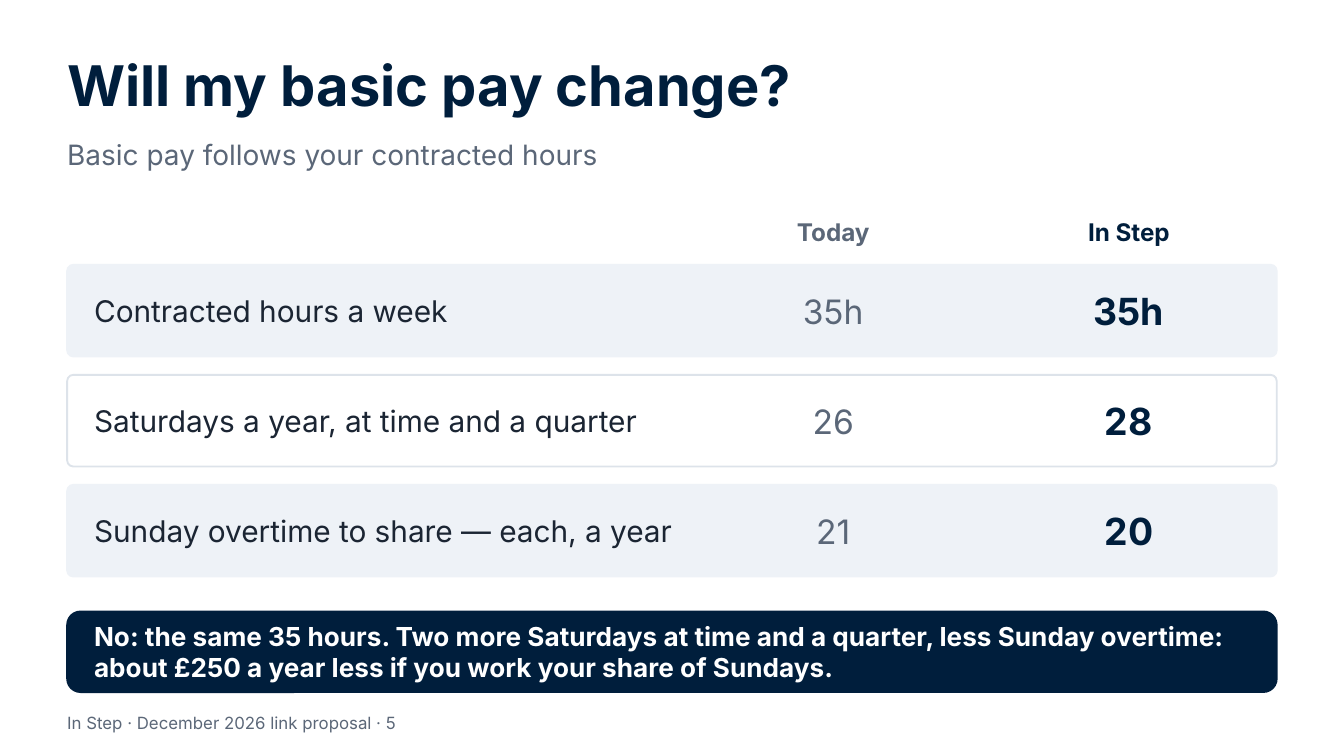
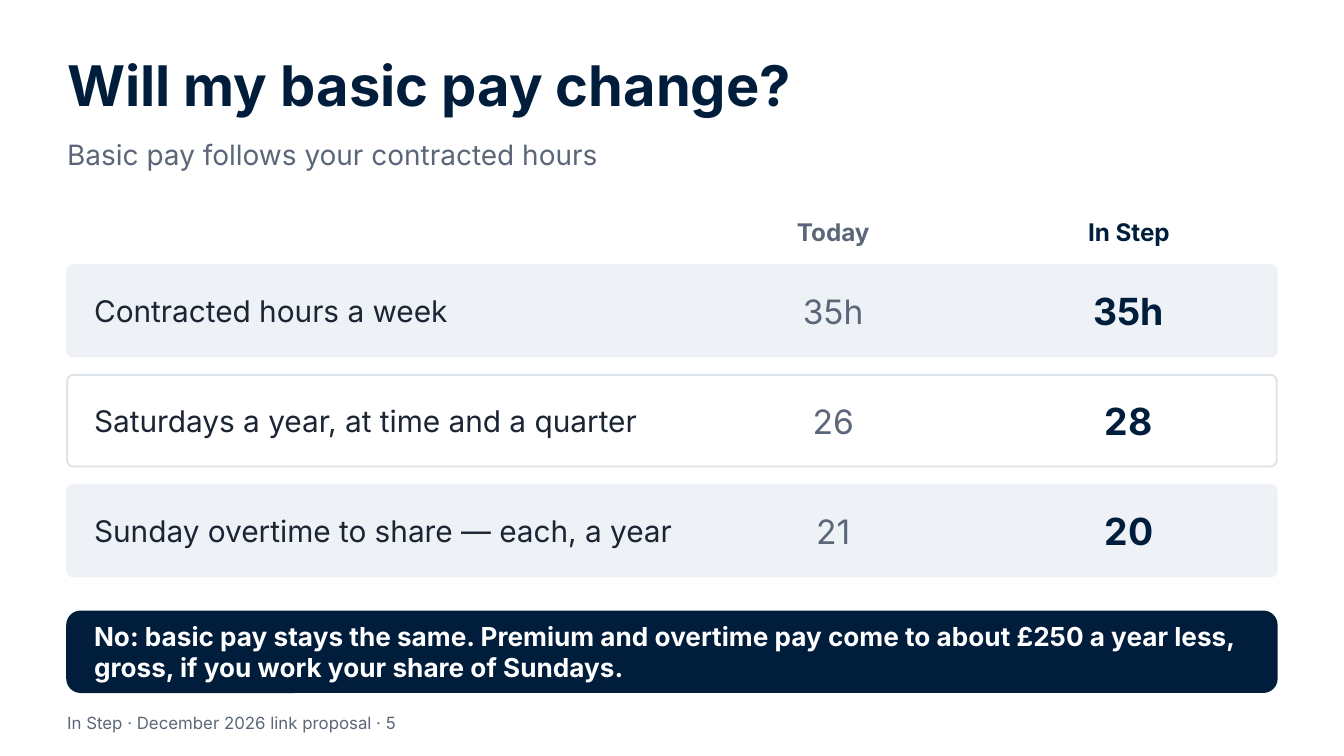
Before and after one commit to Garethdavidmiller/roster-app, a slide deck: slide 5 of docs/links-26/presentations/In-Step-for-colleagues.pptx. Drawn at 1344x756 pixels with LibreOffice and Linux fonts; fonts in the diff are those of the drawing. Boxes give left, top, right and bottom in pixels: in the first picture for what was removed or moved away, otherwise in the second. Text is boxed around its words. In the diff, an @@ line names an element or a change of style, - is before the commit and + after.

```diff
--- a/docs/links-26/presentations/In-Step-for-colleagues.pptx
+++ b/docs/links-26/presentations/In-Step-for-colleagues.pptx
@@ text at [94, 626, 1235, 683]: text changed @@
-No: the same 35 hours. Two more Saturdays at time and a quarter, less Sunday overtime: about £250 a year less if you work your share of Sundays.
+No: basic pay stays the same. Premium and overtime pay come to about £250 a year less, gross, if you work your share of Sundays.
```
Also in this commit, not shown: 33 other files.
